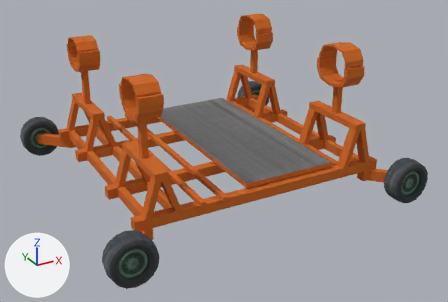
Two versions of the glTF model game/models/hangar/stand_missile_cart.glb, one commit apart.
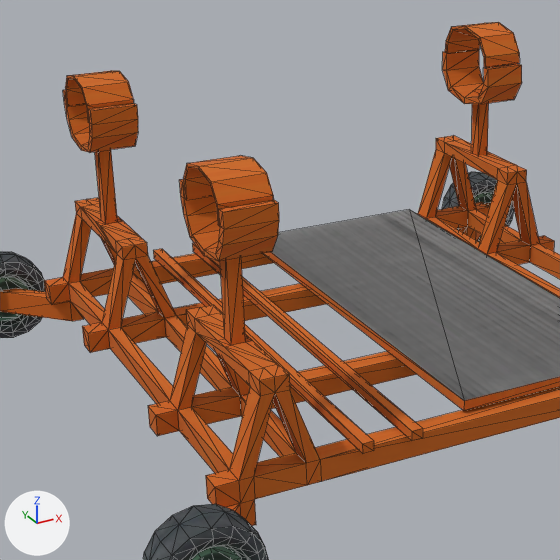
Old and new are each drawn whole from a 50 mm lens placed at (-0.84, -1.631, 0.89), pointed at (0.019, -0.069, 0.109) and again close up on the part from 9% to 65% of the width and 1% to 85% of the height. Arrows for +X, +Y and +Z are at lower left; the lights stay in place. The older version's two pictures come first. The close-ups show mesh edges as thin lines. Vertices at exactly the same position are counted once.

The older version as bpy lines, for what is in view:
```python
me_weapon = bpy.data.meshes.new('weapon')
me_weapon.from_pydata(...)  # 1168 vertices, 2326 faces; spans x -0.5..0.5, y -0.466..0.466, z 0.0..0.454
me_weapon.materials.append(mat_mat0)  # picture img_image_1
ob_weapon = bpy.data.objects.new('weapon', me_weapon)
ob_weapon.location = (0.0, 0.0, 0.0)
```
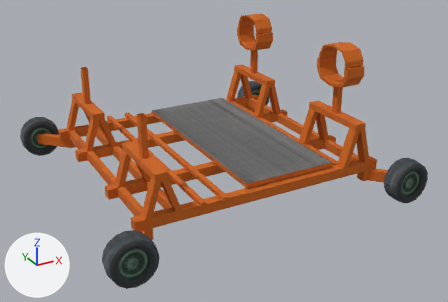
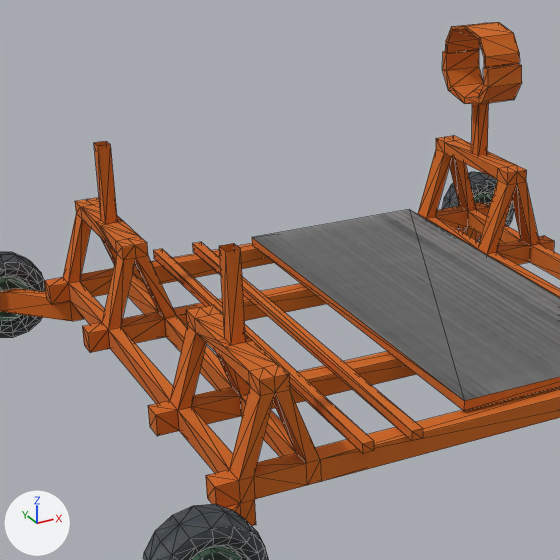
What differs and where, as boxes (x1, y1, x2, y2) in the close-ups (560 x 560 px):
part 1 of me_weapon, deleted (brown)
    before: (63, 90, 138, 153)
part 2 of me_weapon, deleted (brown)
    before: (179, 179, 279, 261)
part 3 of me_weapon, deleted (orange)
    before: (65, 71, 134, 123)
part 4 of me_weapon, deleted (orange)
    before: (183, 155, 274, 226)

The change in detail:
me_weapon is used by ob_weapon; location (0.0, 0.0, 0.0).
me_weapon had 1168 vertices, 2326 faces and spanned x -0.5..0.5, y -0.466..0.466, z 0.0..0.454.
me_weapon now has 1040 vertices, 2086 faces and spans x -0.5..0.5, y -0.466..0.466, z 0.0..0.454.
me_weapon part 1: the loose piece of 36 vertices spanning x -0.345..-0.28, y 0.165..0.299, z 0.341..0.413 is deleted.
me_weapon part 2: the loose piece of 36 vertices spanning x -0.345..-0.28, y -0.311..-0.177, z 0.341..0.413 is deleted.
me_weapon part 3: the loose piece of 28 vertices spanning x -0.345..-0.28, y 0.178..0.287, z 0.392..0.446 is deleted.
me_weapon part 4: the loose piece of 28 vertices spanning x -0.345..-0.28, y -0.298..-0.19, z 0.392..0.446 is deleted.
